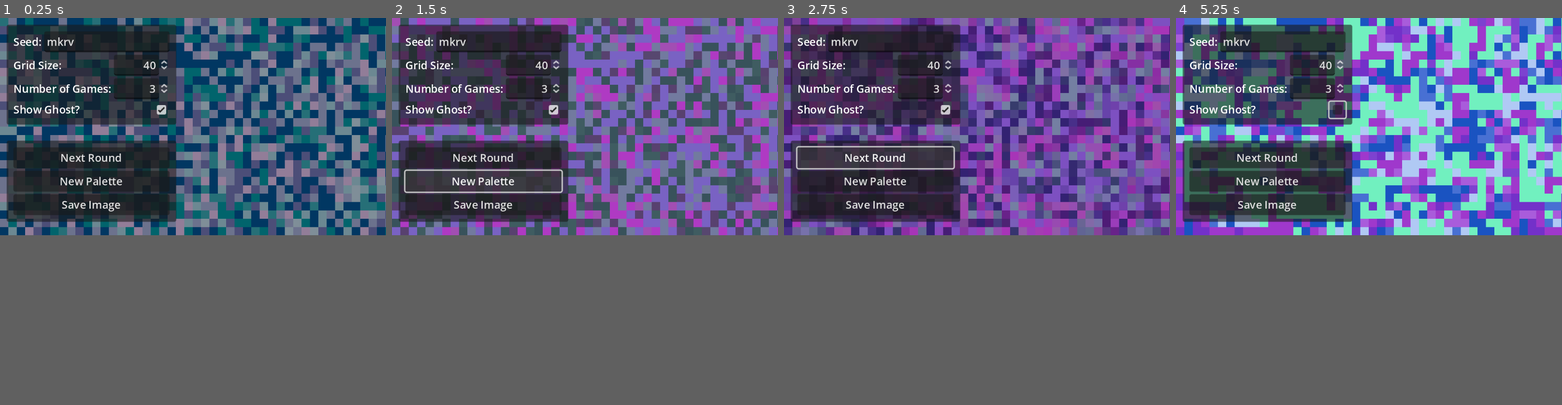
Above: before the commit, frames 1-4 (left to right).
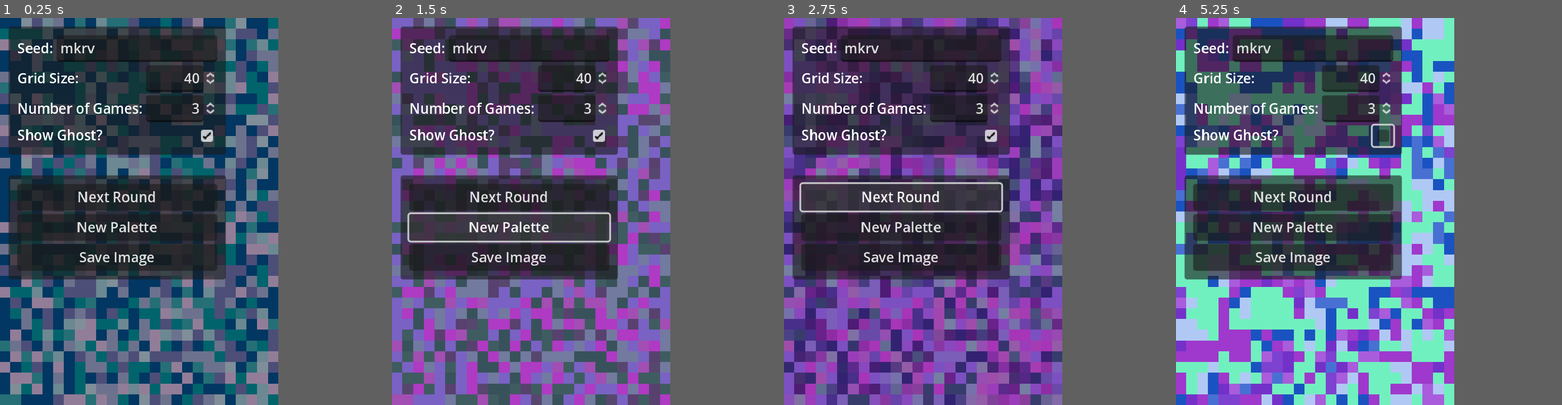
Above: after the commit, the same moments.

Repository: SashaMkrv/godot-conway-game-of-life-image-maker
Game: Godot game, scene res://Scenes/MethodTests/GeneratePalettedImageFromBitmaps.tscn
Same seed, same stepped clock (60 frames per second), same inputs: the game is played once before the commit and once after it.
Inputs (mouse positions are in pixels of both pictures, inside the frame that each line leads up to; where the layout moved, square brackets give the same spot in the first picture):
- Up to frame 1 (0.25 s): no input
- Up to frame 2 (1.5 s): click "New Palette" at 0.5 s; click "New Palette" at 1.25 s
- Up to frame 3 (2.75 s): click "Next Round" at 2 s
- Up to frame 4 (5.25 s): click "Next Round" at 2.75 s; click "Next Round" at 3.5 s; click "New Palette" at 4.25 s; click (1461, 83) [1338, 110] at 5 s
In our replay, the window is 799x449 before the commit and 576x800 after it. These sizes can differ from the game's own. Grey fills any space a smaller window leaves; there, only what the larger window draws over its background counts as a difference.

The runs differ from the first frame. In frame 1, 66% of the frame differs, in the area x 0-100%, y 0-100%; in frame 2, 65%; in frame 3, 65%; in frame 4, 68%.

Commit message:
change resolution to look better on mobile
looks worse fullscreen on desktop, but its usable!

Diff:
--- a/project.godot
+++ b/project.godot
@@ -20,8 +20,13 @@
 
 [display]
 
+window/size/viewport_width=648
+window/size/viewport_height=900
 window/size/always_on_top=true
+window/stretch/mode="canvas_items"
+window/stretch/aspect="expand"
 window/stretch/scale=2.0
+window/handheld/orientation=1
 
 [dotnet]
 
@@ -30,3 +35,4 @@
 [rendering]
 
 renderer/rendering_method="mobile"
+textures/vram_compression/import_etc2_astc=true
